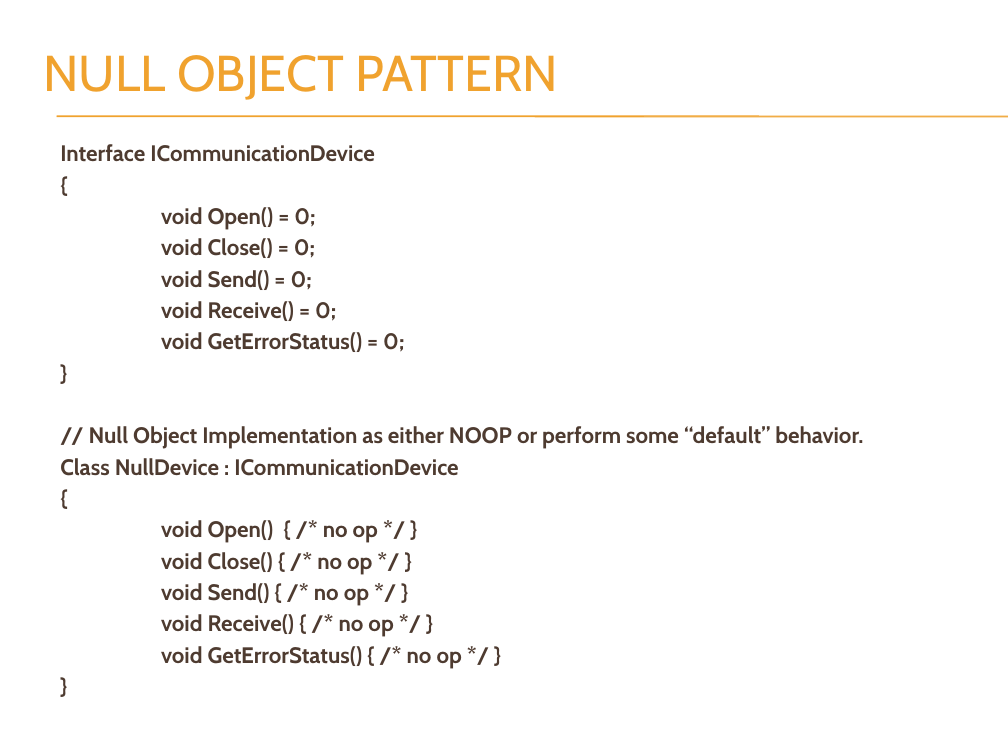
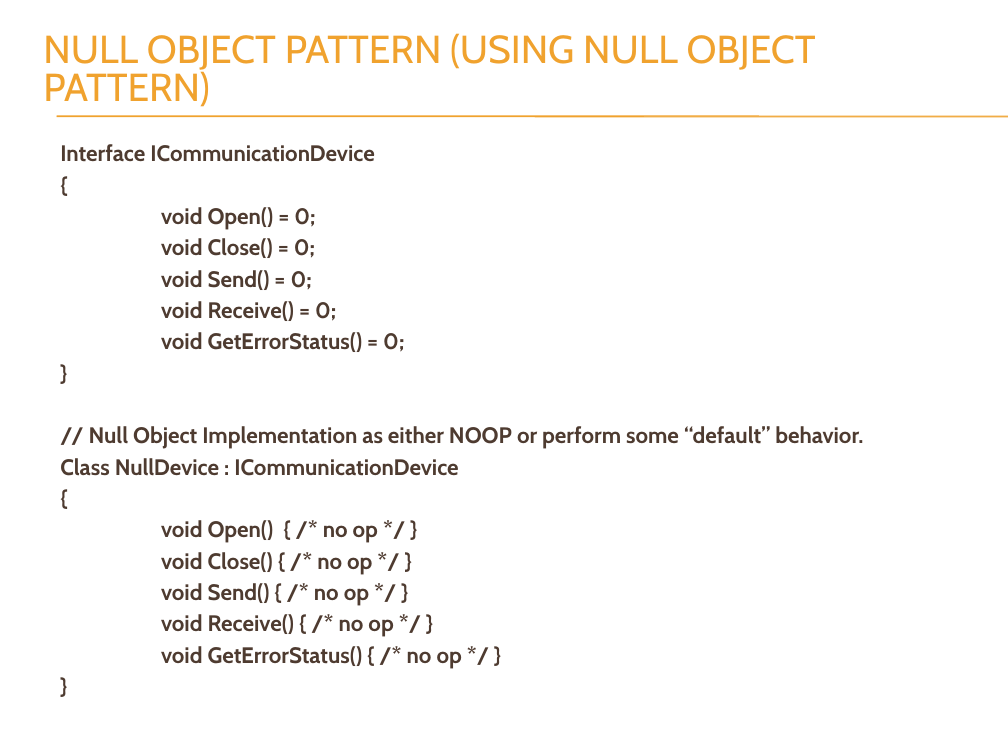
Before and after one commit to h-t-tran/DesignPattern, a slide deck: slide 33 of Design Pattern Presentation.pptx (slide 31 before the commit). Drawn at 1008x756 pixels with LibreOffice and Linux fonts; fonts in the diff are those of the drawing; background and template pictures are left out. Boxes give left, top, right and bottom in pixels: in the first picture for what was removed or moved away, otherwise in the second. Text is boxed around its words. In the diff, an @@ line names an element or a change of style, - is before the commit and + after.

```diff
--- a/Design Pattern Presentation.pptx
+++ b/Design Pattern Presentation.pptx
@@ text at bbox=[43, 33, 816, 107]: text changed; size 36 to 27.9 pt @@
-NULL OBJECT PATTERN
+NULL OBJECT PATTERN (USING NULL OBJECT PATTERN)
```
Also in this commit, not shown: 8 other slides changed, 12 slides added.
